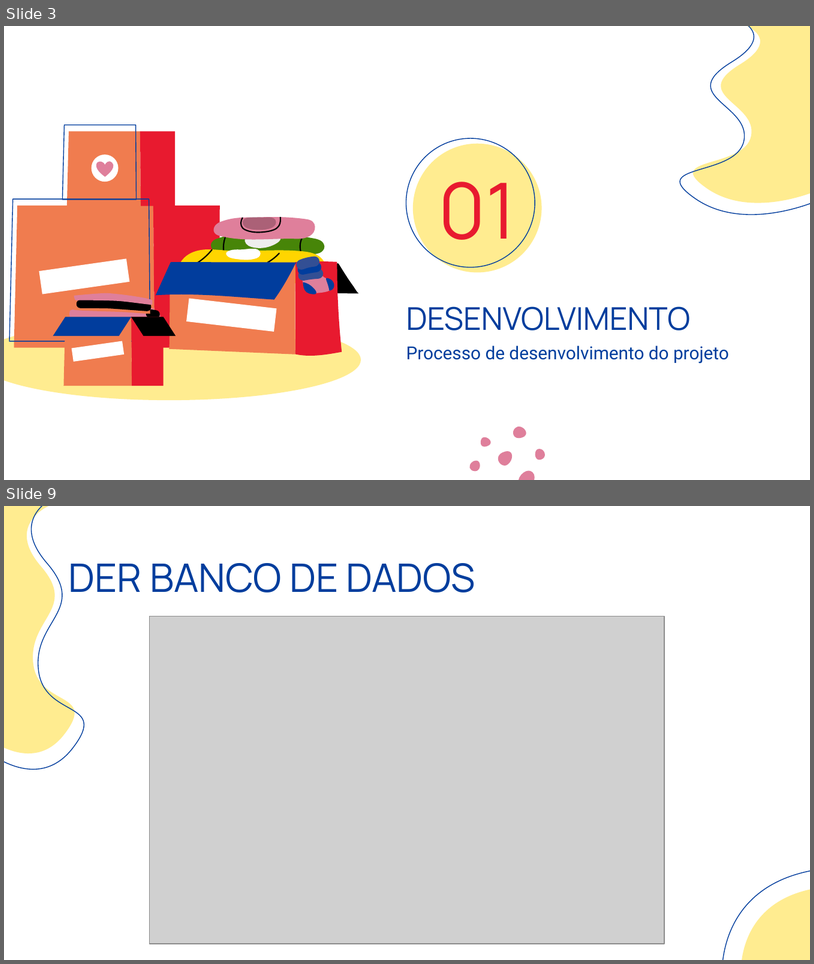
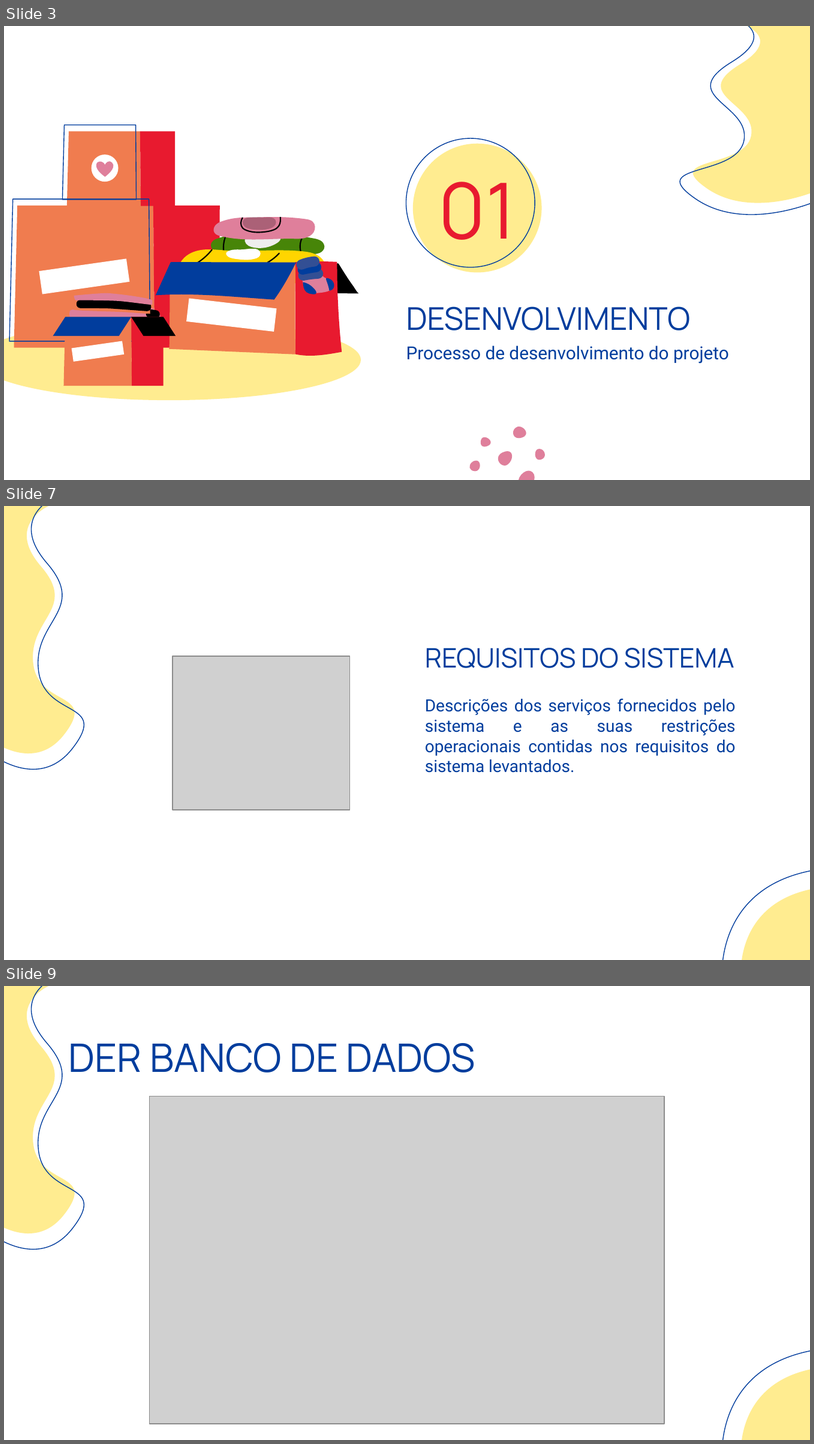
Before and after one commit to 2024-1-NADS2/Projeto1, a slide deck: documentos/apresentação.pptx. Shown one above the other, each under a label of ours: slides 3 and 9 before the commit, slides 3, 7 and 9 after it; the slides between them are not shown. The pictures are 814x964 and 814x1444 pixels, drawn with LibreOffice and Linux fonts; fonts in the diff are those of the drawing; grey boxes stand for pictures. Boxes give left, top, right and bottom in pixels: in the first picture for what was removed or moved away, otherwise in the second. Text is boxed around its words. In the diff, an @@ line names an element or a change of style, - is before the commit and + after.

```diff
--- a/documentos/apresentação.pptx
+++ b/documentos/apresentação.pptx
@@ slide 7 added at (x1=4, y1=506, x2=810, y2=960), background #FFFFFF; not listed: 4 template elements that a slide beside it also shows @@
@@ title added at (x1=425, y1=648, x2=735, y2=668), 24 pt, text #013D9D @@
+REQUISITOS DO SISTEMA
@@ picture added at (x1=173, y1=656, x2=350, y2=810) @@
@@ text added at (x1=425, y1=698, x2=736, y2=772), 15 pt, text #013D9D @@
+Descrições dos serviços fornecidos pelo sistema e as suas restrições operacionais contidas nos requisitos do sistema levantados.
```
Also in this commit, not shown: 3 slides changed, 1 other slide added, 2 slides removed.
